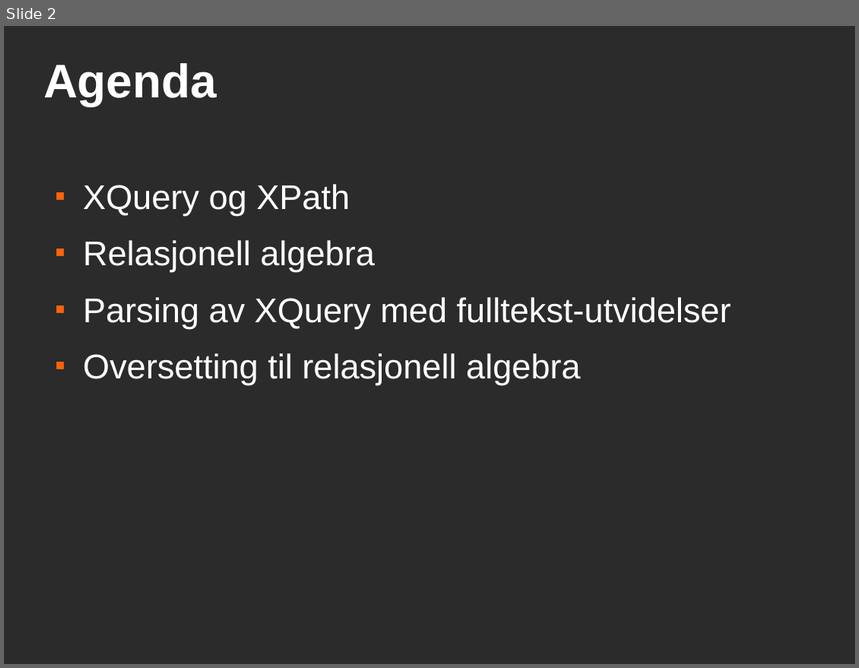
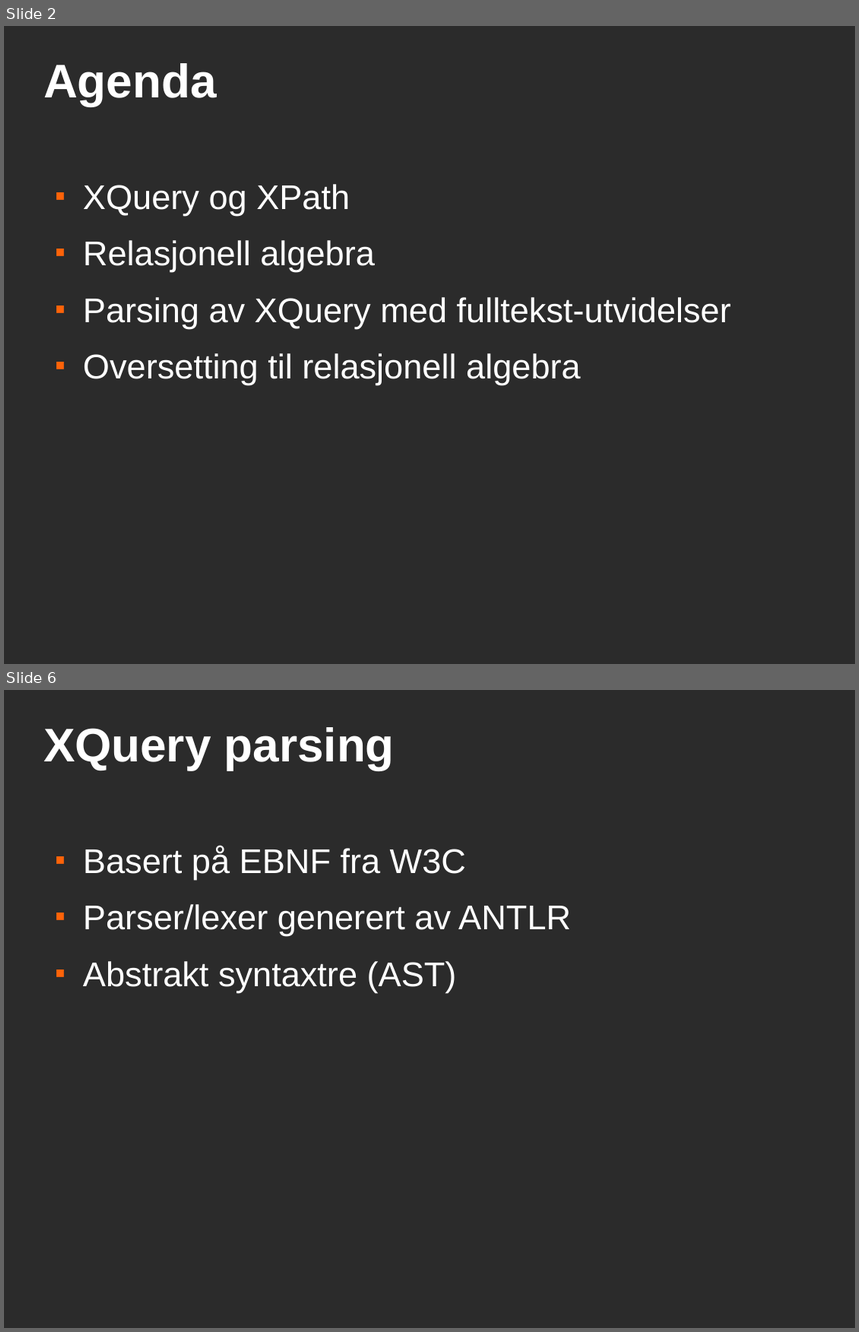
Before and after one commit to andrerav/xqft-parser, a slide deck: doc/xqueryft.odp. Shown one above the other, each under a label of ours: slide 2 before the commit, slides 2 and 6 after it; the slides between them are not shown. The pictures are 859x668 and 859x1332 pixels, drawn with LibreOffice and Linux fonts; fonts in the diff are those of the drawing; background and template pictures are left out; a plain dark background stands for a picture behind light text. Boxes give left, top, right and bottom in pixels: in the first picture for what was removed or moved away, otherwise in the second. Text is boxed around its words. In the diff, an @@ line names an element or a change of style, - is before the commit and + after.

```diff
--- a/doc/xqueryft.odp
+++ b/doc/xqueryft.odp
@@ slide 6 added at (4, 690, 855, 1328), background picture (left out) @@
@@ title added at (44, 727, 395, 771), 44 pt, text #FFFFFF, bold @@
+XQuery parsing
@@ text added at (83, 847, 571, 992), 32 pt, text #FFFFFF @@
+■ Basert på EBNF fra W3C
+■ Parser/lexer generert av ANTLR
+■ Abstrakt syntaxtre (AST)
```
Also in this commit, not shown: 2 slides changed, 2 other slides added, 2 slides removed, 4 other files.
